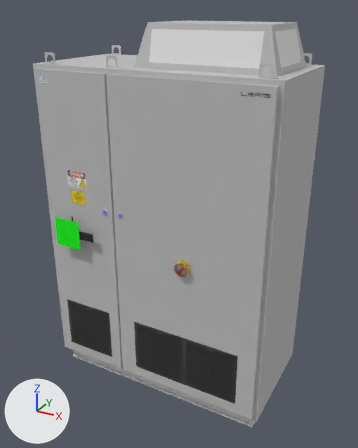
An edit to the COLLADA model scenery/reds_light_switches/models/electrical_tower_box.dae, drawn before and after from the same camera.
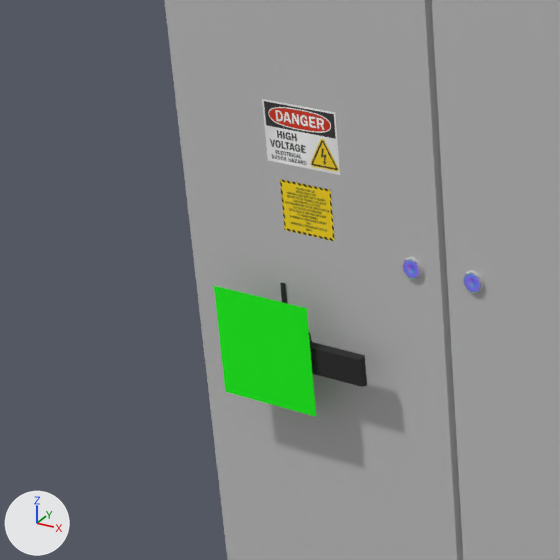
Each version is shown whole from a camera (50 mm lens) standing at (1.458, -2.626, 2.441) and looking at (0.035, -0.039, 1.148), then close up on the part from 0% to 40% of the width and 32% to 64% of the height. Lighting does not change. The marker at lower left points along +X, +Y and +Z. Where no turn or scale is listed for an object, it has been applied to the vertices.

The first close-up shows 'box', 'cursor1', 'switch1'.
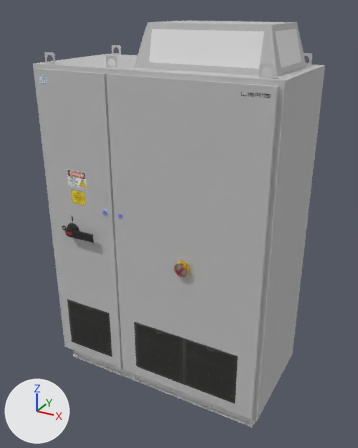
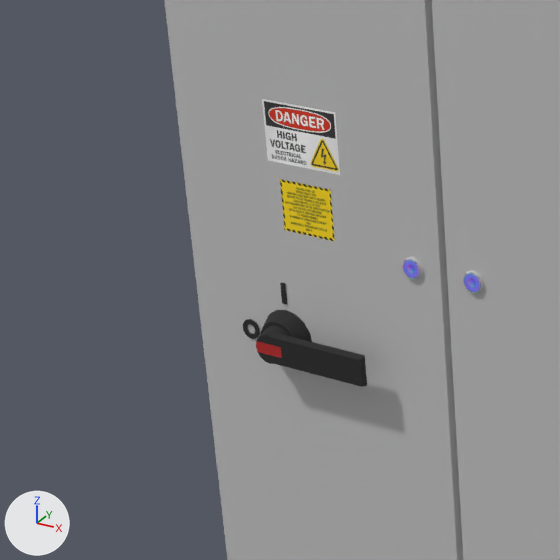
Patch to the scene script:
```diff
--- a/scenery/reds_light_switches/models/electrical_tower_box.dae.py
+++ b/scenery/reds_light_switches/models/electrical_tower_box.dae.py
@@ ob_cursor1 @@
-ob_cursor1 = bpy.data.objects.new('cursor1', me_cursor1)
-ob_cursor1.location = (-0.642, -0.452, 1.022)
```

Changed parts and their boxes [x1, y1, x2, y2] in the close-ups (560 x 560 px):
'cursor1', deleted (green): before [214, 286, 316, 417]
